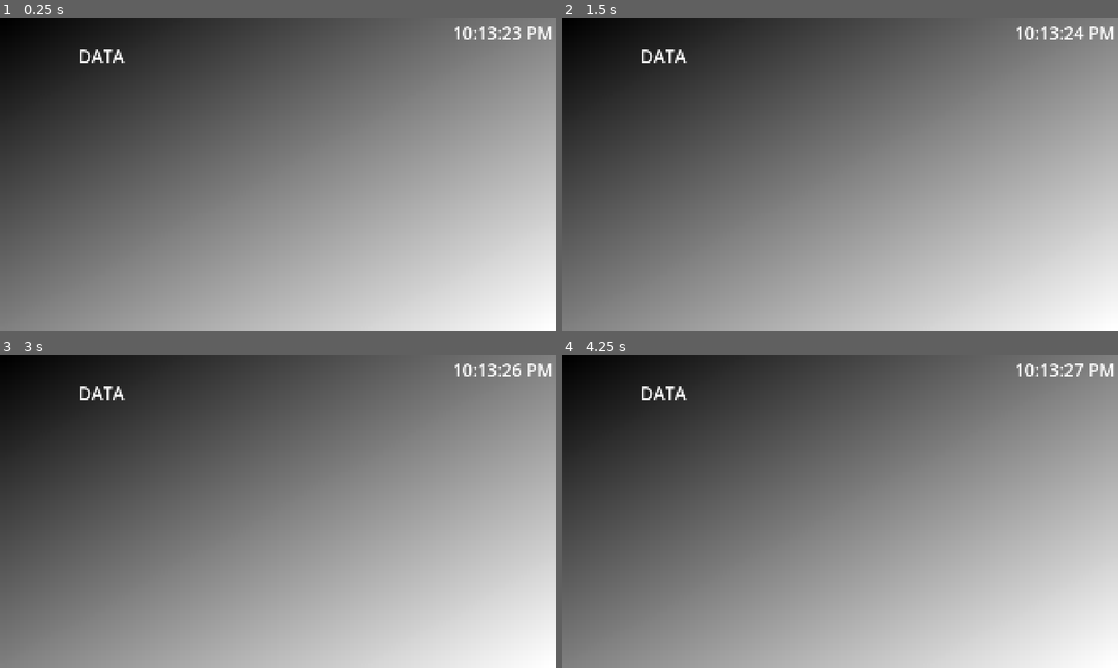
Above: before the commit, frames 1-4 (two rows, left to right).
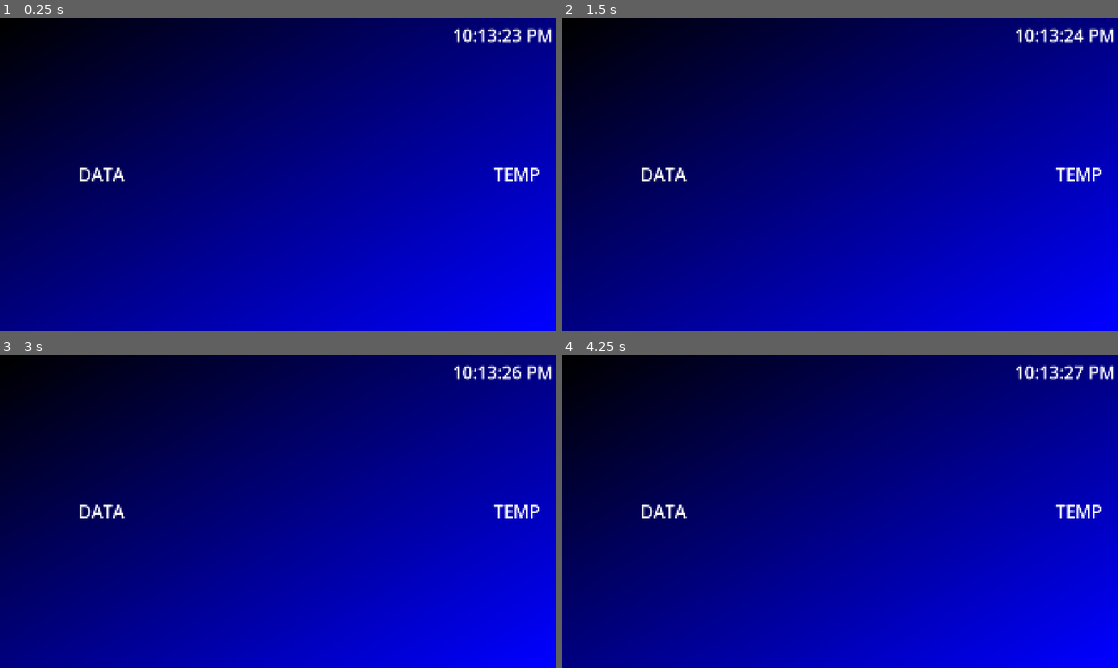
Above: after the commit, the same moments.

Repository: ZaneWallace20/static-workshop
Game: Godot game, scene res://Scenes/main.tscn
The game is run twice, just before and just after one commit, with the same random seed, the same clock (stepped at 60 frames per second) and the same inputs.
Inputs:
- Up to frame 1 (0.25 s): no input
- Up to frame 2 (1.5 s): tap Enter at 0.5 s; tap Space at 1.25 s
- Up to frame 3 (3 s): tap Enter at 2.75 s
- Up to frame 4 (4.25 s): tap Space at 3.5 s

The runs differ from the first frame. In frame 1, 98% of the frame differs, in the area x 0-100%, y 0-100%; in frame 2, 98%; in frame 3, 98%; in frame 4, 98%.

Commit message:
added temperature

Diff:
--- a/Scenes/main.tscn
+++ b/Scenes/main.tscn
@@ -6,6 +6,8 @@
 [ext_resource type="Script" uid="uid://b4eygj1nbfvp8" path="res://Scripts/timer.gd" id="3_8gbba"]
 
 [sub_resource type="Gradient" id="Gradient_jjgbg"]
+offsets = PackedFloat32Array(0, 0.99264705)
+colors = PackedColorArray(0, 0, 0, 1, 0, 0, 1, 1)
 
 [sub_resource type="GradientTexture2D" id="GradientTexture2D_bo1nx"]
 gradient = SubResource("Gradient_jjgbg")
@@ -72,9 +74,12 @@
 grow_vertical = 0
 
 [node name="Forecast" type="Label" parent="BG/Inner" unique_id=364854262]
-layout_mode = 0
-offset_right = 679.0
-offset_bottom = 245.0
+custom_minimum_size = Vector2(680, 0)
+layout_mode = 1
+anchors_preset = 9
+anchor_bottom = 1.0
+offset_right = 1.0
+grow_vertical = 2
 text = "DATA"
 label_settings = ExtResource("2_bo1nx")
 horizontal_alignment = 1
@@ -82,16 +87,37 @@
 autowrap_mode = 3
 
 [node name="Timer" type="Label" parent="BG/Inner" unique_id=1057449980]
+custom_minimum_size = Vector2(250, 100)
 layout_mode = 1
 anchors_preset = 1
 anchor_left = 1.0
 anchor_right = 1.0
-offset_left = -40.0
-offset_bottom = 23.0
+offset_left = -250.0
+offset_bottom = 100.0
 grow_horizontal = 0
 text = "12:12:12"
 label_settings = ExtResource("2_bo1nx")
+horizontal_alignment = 1
+vertical_alignment = 1
 script = ExtResource("3_8gbba")
+
+[node name="Temperature" type="Label" parent="BG/Inner" unique_id=1522447143]
+custom_minimum_size = Vector2(250, 100)
+layout_mode = 1
+anchors_preset = 6
+anchor_left = 1.0
+anchor_top = 0.5
+anchor_right = 1.0
+anchor_bottom = 0.5
+offset_left = -250.0
+offset_top = -50.0
+offset_bottom = 50.0
+grow_horizontal = 0
+grow_vertical = 2
+text = "TEMP"
+label_settings = ExtResource("2_bo1nx")
+horizontal_alignment = 1
+vertical_alignment = 1
 
 [connection signal="timeout" from="Timer" to="." method="_on_timer_timeout"]
 [connection signal="request_completed" from="GridRequest" to="." method="_on_grid_request_request_completed"]
--- a/Scripts/main.gd
+++ b/Scripts/main.gd
@@ -3,6 +3,7 @@
 @onready var grid_request: HTTPRequest = $GridRequest
 @onready var lon_lat_request: HTTPRequest = $LonLatRequest
 @onready var image: TextureRect = $BG/Inner/Image
+@onready var tempature: Label = $BG/Inner/Temperature
 
 @export var lat = 37.718274
 @export var lon = -97.286031
@@ -28,6 +29,7 @@
 		return
 
 	forecast.text = data.get("properties").get("periods").get(0).get("detailedForecast")
+	tempature.text = str(int(data.get("properties").get("periods").get(0).get("temperature"))) + "ºF"
 	var icon_url = data.get("properties").get("periods").get(0).get("icon")
 
 	icon_url = icon_url.replace("medium", "large")
